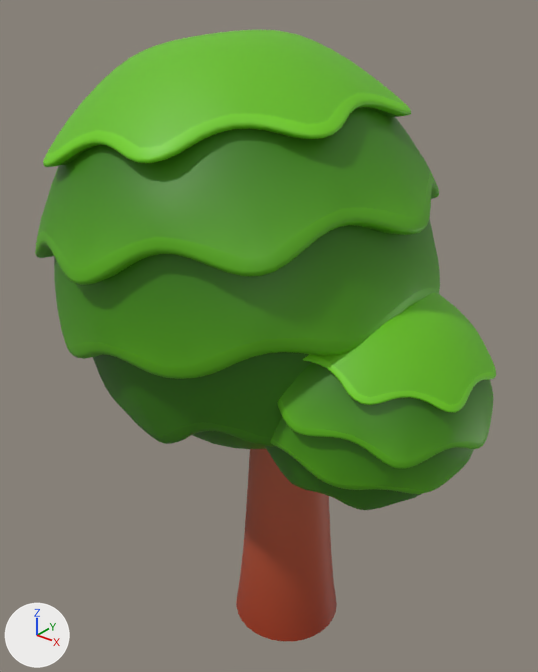
Renders of the FBX model My project/Assets/Art/Assets/Tree.fbx from each side of a commit.
One viewpoint serves both versions: a camera (50 mm lens) standing at (2.3, -2.77, 3.51) and looking at (0.05, 0.03, 1.77). The lights are fixed; the arrows at lower left show +X, +Y and +Z. Where no turn or scale is listed for an object, it has been applied to the vertices.

The scene before the commit, as lines of its bpy script (objects in view):
```python
me_mesh_001 = bpy.data.meshes.new('Mesh.001')
me_mesh_001.from_pydata(...)  # 9076 vertices, 8460 faces; spans x -1.12..1.3, y -1.03..1.03, z 0.0..3.29
me_mesh_001.materials.append(mat_spider_001)  # picture img_spider_png
ob_circle_002 = bpy.data.objects.new('Circle.002', me_mesh_001)
ob_circle_002.location = (0.0, 0.0, 0.0)
```
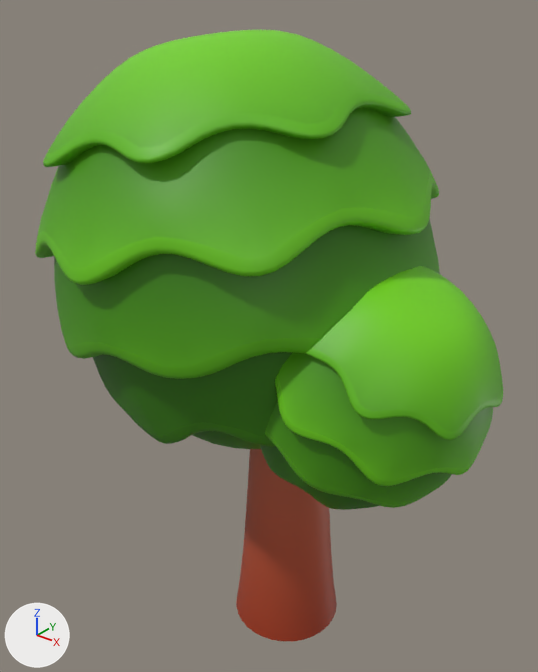
Pixel boxes (x1, y1, x2, y2) of what changed, in the pictures (538 x 672 px; the box of a moved part takes in the faces that stretch with it):
'Circle.002', reshaped: before (35, 30, 496, 642); after (35, 30, 503, 642)
part 1 of me_mesh_001, moved or reshaped: before (265, 293, 496, 510); after (260, 266, 503, 510)
part 2 of me_mesh_001, surface changed: (36, 30, 433, 285) in both

Edits to the bpy script that builds the scene:
```text
Change me_mesh_001:
    used by ob_circle_002; location = (0.0, 0.0, 0.0)
    remove me_mesh_001.from_pydata(...)  # 9076 vertices, 8460 faces; spans x -1.12..1.3, y -1.03..1.03, z 0.0..3.29
    add me_mesh_001.from_pydata(...)  # 9076 vertices, 8460 faces; spans x -1.12..1.34, y -1.03..1.03, z 0.0..3.29
    me_mesh_001 part 1: 16 vertices moved within x 0.19..1.29, y -0.48..0.41, z 1.2..2.09; 4421 vertices removed from x 0.1..1.3, y -0.62..0.62, z 1.17..2.25; 4421 vertices added at x 0.13..1.34, y -0.66..0.53, z 1.17..2.38
    me_mesh_001 part 2: 1758 kept faces spanning x -1.12..0.91, y -1.03..1.03, z 2.19..3.29 get new texture (UV) coordinates
```
